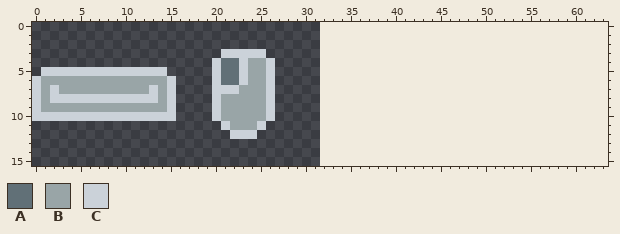
Pixel-art file -- Assets/Sprites/InputIcons.aseprite. Above, as it was before the edit.
32x16 pixels, 1 frame. The old version is drawn lined up with the new one, on the new canvas.
Palette (. is transparent): A #617077  B #99a5a7  C #cbd2d9
Pixels before, first column x 0:
 3 .....................CCCCC.
 4 ....................CAACBBC
 5 .CCCCCCCCCCCCCC.....CAACBBC
 6 CBBBBBBBBBBBBBBC....CAACBBC
 7 CBCBBBBBBBBBBCBC....CCCBBBC
 8 CBCCCCCCCCCCCCBC....CBBBBBC
 9 CBBBBBBBBBBBBBBC....CBBBBBC
10 CCCCCCCCCCCCCCCC....CBBBBBC
11 .....................CBBBC.
12 ......................CCC..
New version:
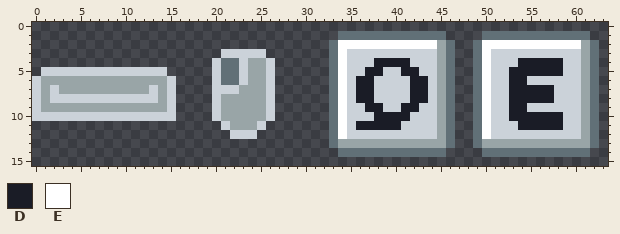
Colours new in this view: D #1a1c26  E #ffffff
The edit:
canvas 32x16 -> 64x16
Changed rows in their new state; - is an unchanged pixel.
first column x 33:
 1 -AAAAAAAAAAAA----AAAAAAAAAAAA-
 2 AEEEEEEEEEEEBA--AEEEEEEEEEEEBA
 3 AECCCCCCCCCCBA--AECCCCCCCCCCBA
 4 AECCCDDDDCCCBA--AECCCDDDDDCCBA
 5 AECCDDCCDDCCBA--AECCDDDDDDCCBA
 6 AECDDCCCCDDCBA--AECCDDCCCCCCBA
 7 AECDDCCCCDDCBA--AECCDDDDDCCCBA
 8 AECDDCCCCDDCBA--AECCDDDDDCCCBA
 9 AECCDDCCDDCCBA--AECCDDCCCCCCBA
10 AECCCDDDDCCCBA--AECCDDDDDDCCBA
11 AECDDDDDCCCCBA--AECCCDDDDDCCBA
12 AECCCCCCCCCCBA--AECCCCCCCCCCBA
13 ABBBBBBBBBBBBA--ABBBBBBBBBBBBA
14 -AAAAAAAAAAAA----AAAAAAAAAAAA-
Pixel boxes of the changes (left, top, right, bottom) in both pictures:
added: (329, 31, 599, 157)
